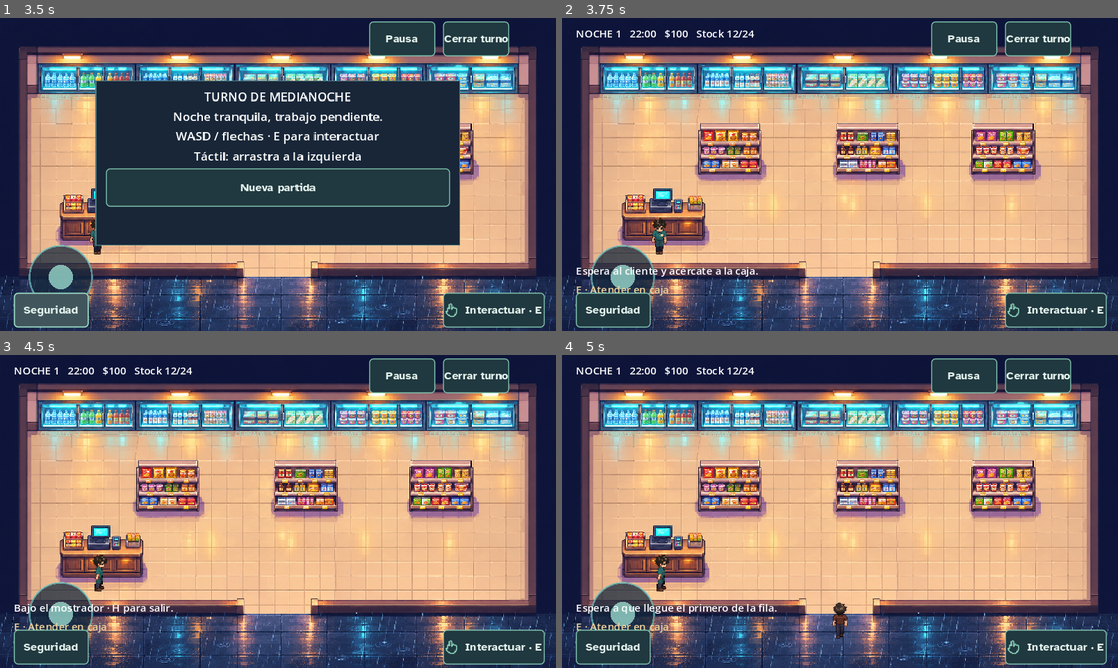
Above: before the commit, frames 1-4 (two rows, left to right).
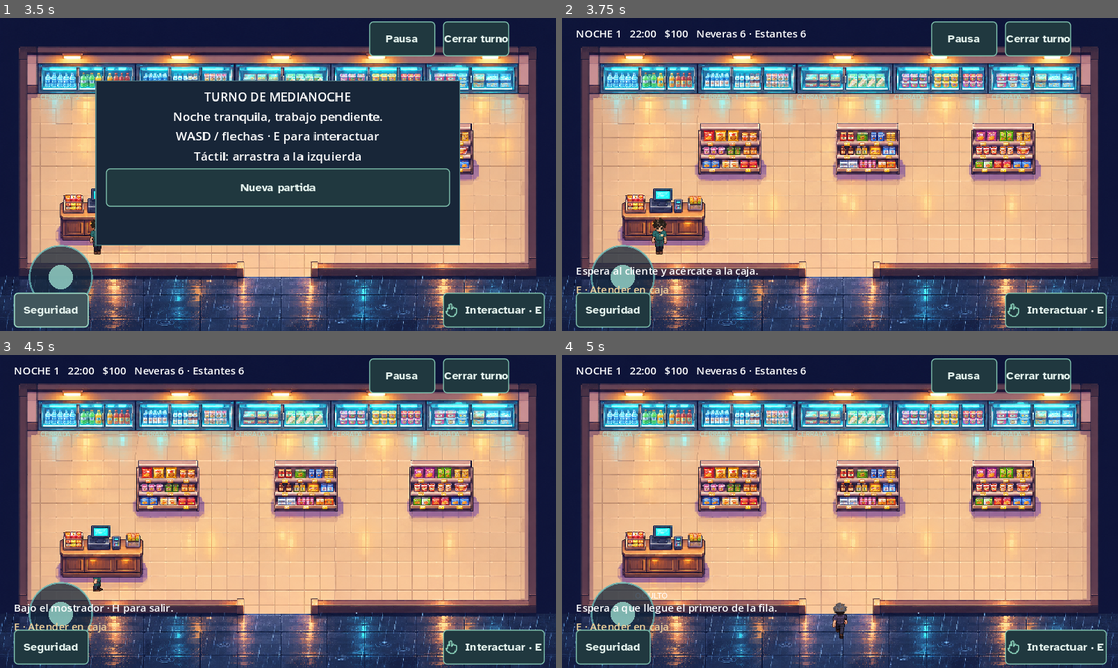
Above: after the commit, the same moments.

Repository: OscarLP1/midnight-shift
Game: Godot game, scene res://scenes/main.tscn
Two runs of this game, one before a commit and one after it. Both use one fixed random seed, a clock stepped at 60 frames per second and the inputs below.
Inputs (mouse positions are in pixels of both pictures, inside the frame that each line leads up to):
- Up to frame 1 (3.5 s): click "Interactuar · E" at 0.5 s; click "Cerrar turno" at 1.25 s; click "Pausa" at 2 s; click "Seguridad" at 2.75 s
- Up to frame 2 (3.75 s): click "Nueva partida" at 3.5 s
- Up to frame 3 (4.5 s): tap Enter at 4.25 s; move the mouse to (400, 495) at 4.27 s; hold D from 4.28 s (still down); tap H at 4.35 s; click (400, 495) at 4.42 s
- Up to frame 4 (5 s): keep holding D; tap E at 4.55 s

Frame 1 is identical in both runs. In frame 2, 0.3% of the frame differs, in the area x 24-44%, y 3-7%; in frame 3, 0.4%; in frame 4, 0.6%, in the area x 13-52%, y 3-91%.

Commit message:
Complete store incidents, inventory, police escort and horror behaviors

Diff:
--- a/scripts/customer_crowd.gd
+++ b/scripts/customer_crowd.gd
@@ -9,6 +9,8 @@
 var nav := AStarGrid2D.new()
 var spawn_in := 1.0
 var serial := 0
+var thief_times: Array[float] = []
+var thieves_spawned := 0
 var withdrawal_in := 0.0
 var last_look := -1
 var look_bag: Array[int] = []
@@ -39,6 +41,9 @@
 	withdrawal_in = 0
 	last_look = -1
 	look_bag.clear()
+	thieves_spawned = 0
+	thief_times.clear()
+	for i in range(rng.randi_range(2,4)): thief_times.append(45.0+i*110.0+rng.randf_range(0,25))
 
 func spawn() -> void:
 	if look_bag.is_empty():
@@ -62,7 +67,10 @@
 	var bubble := Label.new()
 	bubble.position = Vector2(-25,-57)
 	bubble.add_theme_font_size_override("font_size",10)
-	bubble.add_theme_color_override("font_color",Color("ffdd92"))
+	bubble.add_theme_color_override("font_color",Color.WHITE)
+	bubble.add_theme_color_override("font_outline_color",Color.BLACK)
+	bubble.add_theme_constant_override("outline_size",4)
+	bubble.z_index = 12
 	body.add_child(bubble)
 	game.add_child(body)
 	var targets: Array[Vector2] = []
@@ -72,8 +80,10 @@
 		targets.append(SPOTS[indexes[pick]])
 		indexes.remove_at(pick)
 	serial += 1
-	var p := {"id":serial,"node":body,"sprite":sprite,"bubble": …(151 unchanged characters)… ge(36,49),"basket":0,"items":[],"thief":rng.randf()<game.progression.theft_chance(),"evidence":false,"lost":false}
+	var p := {"id":serial,"node":body,"sprite":sprite,"bubble": …(151 unchanged characters)… ge(36,49),"basket":0,"items":[],"thief":not thief_times.is_empty() and game.elapsed>=thief_times[0],"evidence":false,"lost":false}
 	if p.thief:
+		thief_times.pop_front()
+		thieves_spawned += 1
 		var outfit: AnimatedSprite2D = game.make_actor("burglar")
 		sprite.sprite_frames = outfit.sprite_frames
 		outfit.free()
@@ -113,11 +123,36 @@
 		spawn_in = rng.randf_range(7,13)
 	for p in people.duplicate():
 		if p.state=="arrested": continue
+		if not p.thief and game.security.closed and (game.security.danger() or game.security.police_state!="idle") and p.state!="sheltering":
+			queue.erase(p)
+			p.state = "sheltering"
+			plan(p,Vector2(184+(p.id%3)*24,264))
+		if p.state=="sheltering":
+			p.bubble.text = "A salvo · esperando"
+			if not game.security.closed and not game.security.danger():
+				p.sprite.scale = Vector2.ONE
+				leave(p)
+			elif p.path.is_empty():
+				p.sprite.scale.y = 0.65
+				continue
+		if p.state=="fleeing" and not game.security.closed and game.security.police_state=="idle": leave(p)
+		if p.state=="queue" and not p.thief:
+			var stocked := false
+			for product in p.items:
+				if game.zone_stock[game.product_zone(product)]>0: stocked = true
+			if not stocked: leave(p)
 		if p.state=="fleeing" and p.path.is_empty(): plan(p,SPOTS[rng.randi_range(0,7)])
 		if not p.path.is_empty():
 			var target: Vector2 = p.path[0]
 			if game.security.closed and ((p.node.position.y<=280 and target.y>280) or (p.node.position.y>280 and target.y<=280)):
 				p.bubble.text = "Puerta cerrada"
+				if p.thief:
+					p.state = "fleeing"
+					p.speed = 95
+					plan(p,SPOTS[rng.randi_range(0,7)])
+				else:
+					p.state = "sheltering"
+					plan(p,Vector2(184+(p.id%3)*24,264))
 				continue
 			var before: Vector2 = p.node.position
 			p.node.position = p.node.position.move_toward(target,p.speed*delta)
@@ -137,6 +172,11 @@
 				visits_log.append(visited)
 				var product_names := ["Papas Crujín", "Fideos Nube", "Jabón Claro", "Agua Bruma", "Jugo Aurora", "Leche Alba", "Yogur Nieve", "Queso Fresco"]
 				var spot_index := SPOTS.find(visited)
+				var product_zone: int = spot_index
+				if product_zone<0 or product_zone>=game.zone_stock.size() or game.zone_stock[product_zone]<=0:
+					p.bubble.text = "Agotado · se va"
+					leave(p)
+					continue
 				if spot_index<3:
 					p.items.append(game.exploration.PRODUCTS[spot_index][rng.randi_range(0,2)])
 				else: p.items.append(product_names[spot_index])
@@ -144,6 +184,12 @@
 				p.wait = 0
 				if p.thief:
 					p.evidence = true
+					var amount: int = mini(game.zone_stock[spot_index],rng.randi_range(1,5))
+					game.zone_stock[spot_index] -= amount
+					p.stolen_zone = spot_index
+					p.stolen_count = amount
+					p.lost = true
+					game.events.losses += amount*game.progression.sale_price()
 					p.state = "concealing"
 					p.bubble.text = "Oculta un artículo"
 				elif p.targets.is_empty():
@@ -171,13 +217,18 @@
 			p.node.queue_free()
 
 func first() -> Dictionary:
-	if queue.is_empty() or queue[0].thief or not queue[0].path.is_empty(): return {}
-	return queue[0]
+	for person in queue:
+		if not person.thief and person.state=="queue" and person.path.is_empty(): return person
+	return {}
 
 func intervene() -> bool:
 	for p in people:
 		if p.evidence and p.node.position.distance_to(game.player.position)<48:
 			p.evidence = false
+			if p.get("stolen_count",0)>0:
+				game.zone_stock[p.stolen_zone] += p.stolen_count
+				game.events.losses -= p.stolen_count*game.progression.sale_price()
+				p.stolen_count = 0
 			p.items.clear()
 			p.basket = 0
 			leave(p)
@@ -187,7 +238,7 @@
 
 func frighten() -> void:
 	for p in people:
-		if p.state=="arrested": continue
+		if p.state in ["arrested","sheltering"]: continue
 		leave(p)
 		p.speed = 105.0
 		p.bubble.text = "¡Vámonos!"
--- a/scripts/main.gd
+++ b/scripts/main.gd
@@ -362,7 +362,7 @@
 		hud.text = "%s · $%d" % [{"cafe":"CAFÉ DEL FARO","hardware":"FERRETERÍA DEL FARO","atelier":"ATELIER · HILO Y SOMBRA"}[location],money]
 		return
 	var hour := shift_hour()
-	hud.text = "NOCHE %d   %02d:00   $%d   Stock %d/%d" % [night,hour,money,stock,progression.capacity()]
+	hud.text = "NOCHE %d   %02d:00   $%d   Neveras %d · Estantes %d" % [night,hour,money,cold_stock(),shelf_stock()]
 	if hour_flash>0: hud.add_theme_color_override("font_color",Color("ffdf9e"))
 	else: hud.remove_theme_color_override("font_color")
 	if elapsed >= SHIFT_SECONDS: finish()
@@ -395,9 +395,16 @@
 func complete_sale() -> void:
 	if not transaction_open or checkout_person.is_empty() or payment_method not in ["card","cash"]: return
 	transaction_open = false
-	soundscape.play("register")
 	var products := checkout_items()
 	var count: int = products.size()
+	if count<=0:
+		crowd.leave(checkout_person)
+		checkout_person = {}
+		panel.queue_free()
+		active = true
+		message.text = "Sin existencias: el cliente se marcha sin pagar."
+		return
+	soundscape.play("register")
 	for product in products: zone_stock[product_zone(product)] -= 1
 	var total := count*progression.sale_price()
 	money += total
@@ -709,3 +716,8 @@
 	add_panel_button("Salir del escondite · H" if security.hiding else "Esconderse · H",func():
 		close_city_panel()
 		security.hide_player())
+
+func cold_stock() -> int:
+	return zone_stock.slice(3).reduce(func(a,b): return a+b,0)
+func shelf_stock() -> int:
+	return zone_stock.slice(0,3).reduce(func(a,b): return a+b,0)
--- a/scripts/store_details.gd
+++ b/scripts/store_details.gd
@@ -7,6 +7,7 @@
 
 func _process(delta: float) -> void:
 	if game == null: return
+	z_index = 1
 	visible = game.location == "store"
 	if not visible: return
 	if game.events.door >= 0: door_index = game.events.door
--- a/scripts/store_security.gd
+++ b/scripts/store_security.gd
@@ -1,5 +1,10 @@
 extends Node2D
 var game
+var hide_amount := 0.0
+var wheel_phase := 0.0
+var arrested_total := 0
+var dog_caught := false
+var escort_trail: Array[Vector2] = []
 var closed := false
 var hiding := false
 var police := -1.0
@@ -22,17 +27,29 @@
 var dog_wait := 0.0
 var patrol_x := -90.0
 var patrol_texture: Texture2D
-func _process(_delta: float) -> void:
-	if game!=null: visible = game.location=="store"
+func _process(delta: float) -> void:
+	if game==null: return
+	visible = game.location=="store"
+	if game.active:
+		hide_amount = move_toward(hide_amount,1.0 if hiding else 0.0,delta*3)
+	game.actor.scale.y = lerpf(1.0,0.3,hide_amount)*(1.6 if game.location in ["cafe","hardware","atelier"] else 1.0)
+	game.actor.position.y = lerpf(-20,-5,hide_amount)
+	game.actor.modulate.a = 1.0-hide_amount
+	if is_instance_valid(dog): dog.visible = visible
+	if is_instance_valid(officer): officer.visible = visible
+	queue_redraw()
 func reset() -> void:
 	police_state = "idle"
+	arrested_total = 0
+	hide_amount = 0
+	dog_caught = false
 	detainees.clear()
 	patrol_time = 0
 	if is_instance_valid(officer): officer.free()
 	closed = false
 	hiding = false
 	police = -1
-	dog_in = 65
+	dog_in = 35
 	dirt.clear()
 	carrying = false
 	if is_instance_valid(dog): dog.free()
@@ -52,7 +69,8 @@
 		game.message.text = "Acércate al mostrador para esconderte."
 		return
 	hiding = not hiding
-	game.actor.modulate.a = 0.12 if hiding else 1.0
+	if hiding: game.player.position = game.CASHIER
+	game.actor.z_index = -1 if hiding else 0
 	game.message.text = "Bajo el mostrador · H para salir." if hiding else "Has salido del escondite."
 func call_police() -> void:
 	if not game.active or game.location!="store" or police>=0 or police_state!="idle": return
@@ -67,7 +85,8 @@
 	if closed or is_instance_valid(dog): return
 	dog = Node2D.new()
 	dog.position = Vector2(320,344)
-	add_child(dog)
+	game.add_child(dog)
+	dog_caught = false
 	dog_sprite = game.make_actor("stray-dog")
 	dog.add_child(dog_sprite)
 	dog_state = "roaming"
@@ -83,8 +102,14 @@
 	dog_in -= delta
 	if dog_in<=0:
 		spawn_dog()
-		dog_in = 110
+		dog_in = game.crowd.rng.randf_range(45,75)
 	if is_instance_valid(dog):
+		if dog_caught:
+			dog.position = game.player.position+Vector2(17,0)
+			if game.player.position.distance_to(Vector2(320,272))<35:
+				dog.free()
+				game.message.text = "Sacaste al perro por la entrada y volviste a cerrarla." if closed else "Sacaste al perro a la calle."
+			return
 		if not dog_path.is_empty():
 			if closed and ((dog.position.y<=280 and dog_path[0].y>280) or (dog.position.y>280 and dog_path[0].y<=280)):
 				queue_redraw()
@@ -119,10 +144,12 @@
 
 	queue_redraw()
 func interact() -> bool:
-	if is_instance_valid(dog) and carrying and game.player.position.distance_to(dog.position)<38:
-		game.zone_stock[stolen_zone] += 1
+	if is_instance_valid(dog) and game.player.position.distance_to(dog.position)<38:
+		if carrying: game.zone_stock[stolen_zone] += 1
+		dog_caught = true
+		dog_path.clear()
 		carrying = false
-		game.message.text = "Producto recuperado. El perro sale a la calle."
+		game.message.text = "Perro sujetado. Llévalo a la entrada para sacarlo."
 		return true
 	for pos in dirt:
 		if game.player.position.distance_to(pos)<30:
@@ -132,6 +159,8 @@
 	return false
 func _draw() -> void:
 	if game==null: return
+	if hide_amount>0.9:
+		draw_string(ThemeDB.fallback_font,game.CASHIER+Vector2(-28,8),"OCULTO",HORIZONTAL_ALIGNMENT_LEFT,-1,10,Color.WHITE)
 	if closed:
 		draw_rect(Rect2(279,282,80,5),Color("977854"))
 		draw_line(Vector2(310,281),Vector2(310,288),Color("eed49c"),2)
@@ -140,20 +169,25 @@
 		draw_circle(pos+Vector2(2,-3),3,Color("775136"))
 	if patrol_time>0 and patrol_texture!=null:
 		draw_texture_rect(patrol_texture,Rect2(patrol_x,308,88,38),false)
+		for x in [patrol_x+17,patrol_x+69]:
+			draw_arc(Vector2(x,338),5,0,TAU,12,Color("17202b"),2)
+			for i in range(3):
+				var angle := wheel_phase+i*TAU/3
+				draw_line(Vector2(x,338),Vector2(x,338)+Vector2.from_angle(angle)*4,Color("aab9c2"),1)
 	if is_instance_valid(dog) and carrying:
 		draw_rect(Rect2(dog.position+Vector2(10,-7),Vector2(6,5)),Color("e7b85e"))
 
 func police_route(target: Vector2) -> void:
-	var start := Vector2i(((officer.position+Vector2(0,20))/8).round())
+	var start := Vector2i(((officer.position)/8).round())
 	officer_path = game.crowd.nav.get_point_path(start,Vector2i((target/8).round()))
 	if not officer_path.is_empty(): officer_path.remove_at(0)
 
 func move_officer(delta: float) -> void:
 	if officer_path.is_empty(): return
 	var before: Vector2 = officer.position
-	officer.position = officer.position.move_toward(officer_path[0]-Vector2(0,20),120*delta)
+	officer.position = officer.position.move_toward(officer_path[0],120*delta)
 	game.Motion.animate(officer,officer.position-before,120)
-	if officer.position.distance_to(officer_path[0]-Vector2(0,20))<0.5: officer_path.remove_at(0)
+	if officer.position.distance_to(officer_path[0])<0.5: officer_path.remove_at(0)
 
 func begin_chase() -> void:
 	police_state = "chasing"
@@ -179,6 +213,7 @@
 			patrol_texture = load("res://assets/patrol-car.png")
 			return
 	if police_state=="arriving":
+		wheel_phase += delta*18
 		patrol_x = move_toward(patrol_x,350,110*delta)
 		if patrol_x==350:
 			police_state = "parked"
@@ -187,10 +222,20 @@
 		repath -= delta
 		if repath<=0:
 			officer = game.make_actor("police-officer")
-			officer.position = Vector2(320,324)
-			add_child(officer)
+			officer.position = Vector2(320,344)
+			officer.offset.y = -20
+			game.add_child(officer)
 			begin_chase()
-			game.message.text = "La patrulla estacionó. El agente entra a buscar al ladrón."
+			var has_suspect := false
+			for suspect in game.crowd.people:
+				if suspect.thief and suspect.state!="arrested": has_suspect = true
+			if has_suspect:
+				game.message.text = "La patrulla estacionó. El agente entra a buscar al ladrón."
+			else:
+				game.message.text = "La patrulla llegó: ya no hay sospechosos en la tienda."
+				police_state = "escorting"
+				police_route(Vector2(320,344))
+				for detainee in detainees: game.crowd.plan(detainee,Vector2(320,344))
 	elif police_state=="chasing":
 		var target: Dictionary = {}
 		var suspects := 0
@@ -204,44 +249,55 @@
 			if not p.has("escape_allowed"):
 				begin_chase()
 				return
-			if not p.escape_allowed: target = p
+			if target.is_empty() or (officer.position).distance_to(p.node.position)<(officer.position).distance_to(target.node.position): target = p
 		if not target.is_empty():
 			repath -= delta
 			if repath<=0:
 				police_route(target.node.position)
 				repath = 0.35
 			move_officer(delta)
-			if (officer.position+Vector2(0,20)).distance_to(target.node.position)<15:
+			if not target.escape_allowed and (officer.position).distance_to(target.node.position)<15:
 				target.state = "arrested"
 				target.path.clear()
 				target.evidence = false
-				target.bubble.text = "Detenido"
+				target.bubble.text = "Esposado"
+				arrested_total += 1
 				detainees.append(target)
 		elif suspects==0:
 			police_state = "escorting"
+			escort_trail.clear()
 			police_route(Vector2(320,344))
 			for p in detainees: game.crowd.plan(p,Vector2(320,344))
 	elif police_state=="escorting":
-		move_officer(delta)
-		for i in range(detainees.size()):
-			var p: Dictionary = detainees[i]
-			var before: Vector2 = p.node.position
-			if not p.path.is_empty():
-				p.node.position = p.node.position.move_toward(p.path[0],110*delta)
-				if p.node.position.distance_to(p.path[0])<0.5: p.path.remove_at(0)
-			game.Motion.animate(p.sprite,p.node.position-before,120)
-		var escorted := true
+		# The first prisoner leads on a navigable path; the officer follows at cuff distance.
+		if not detainees.is_empty():
+			var leader: Dictionary = detainees[0]
+			var before: Vector2 = leader.node.position
+			if not leader.path.is_empty():
+				leader.node.position = leader.node.position.move_toward(leader.path[0],75*delta)
+				if leader.node.position.distance_to(leader.path[0])<0.5: leader.path.remove_at(0)
+			game.Motion.animate(leader.sprite,leader.node.position-before,75)
+			escort_trail.push_front(leader.node.position)
+			if escort_trail.size()>16: escort_trail.pop_back()
+			var previous: Vector2 = officer.position
+			officer.position = escort_trail.back()
+			game.Motion.animate(officer,officer.position-previous,75)
+			for i in range(1,detainees.size()):
+				detainees[i].node.position = officer.position+Vector2(i*8,20)
+			if not leader.path.is_empty(): return
+		else:
+			move_officer(delta)
+			if not officer_path.is_empty(): return
+		var count := detainees.size()
 		for p in detainees:
-			if not p.path.is_empty(): escorted = false
-		if officer_path.is_empty() and escorted:
-			for p in detainees:
-				game.crowd.people.erase(p)
-				p.node.queue_free()
-			detainees.clear()
-			officer.queue_free()
-			police_state = "departing"
-			game.message.text = "La patrulla se lleva a los detenidos."
+			game.crowd.people.erase(p)
+			p.node.queue_free()
+		detainees.clear()
+		officer.queue_free()
+		police_state = "departing"
+		game.message.text = "La patrulla se lleva a %d detenido(s)." % count if count>0 else "La patrulla termina la revisión sin detenidos."
 	elif police_state=="departing":
+		wheel_phase += delta*18
 		patrol_x = move_toward(patrol_x,740,110*delta)
 		if patrol_x==740:
 			police_state = "idle"
--- a/scripts/weather_events.gd
+++ b/scripts/weather_events.gd
@@ -19,6 +19,9 @@
 var voice: AudioStreamPlayer
 var monsters: Array[Texture2D] = []
 var music: Array[AudioStreamPlayer] = []
+var monster_path := PackedVector2Array()
+var monster_repath := 0.0
+var apparition_age := 0.0
 var monster_position := Vector2(272,224)
 const APPEARANCE_SECONDS := 16.0
 
@@ -98,6 +101,9 @@
 		else: open_time[i] = 0.0
 	if game.elapsed>=next_apparition and game.elapsed<game.SHIFT_SECONDS :
 		apparition = APPEARANCE_SECONDS
+		apparition_age = 0
+		monster_path.clear()
+		monster_repath = 0
 		monster_position = Vector2(580,326) if game.security.closed else [Vector2(272,224),Vector2(432,216),Vector2(320,268)][event_count%3]
 		game.crowd.frighten()
 		monster_index = (game.night-1+event_count)%3
@@ -105,7 +111,25 @@
 		event_count += 1
 		next_apparition = game.elapsed+game.seconds_per_game_hour()*0.5
 		game.message.text = "Hay alguien en el pasillo. No parece un cliente." if event_count%2==1 else "Las luces cambian… algo está aquí."
+		voice.stream = load("res://assets/audio/"+["ghost-voice","ghost-scream","threshold"][monster_index]+".wav")
 		if not muted and DisplayServer.get_name()!="headless": voice.play()
+	if apparition>0:
+		apparition_age += delta
+		monster_repath -= delta
+		if monster_index==1:
+			haunt_door = int(apparition_age/3)%5
+			open_doors[haunt_door] = true
+		if monster_position.y<280:
+			if monster_repath<=0:
+				var target: Vector2 = game.player.position if monster_index==0 and not game.security.hiding else game.crowd.SPOTS[(event_count+int(apparition_age/3))%8]
+				monster_path = game.crowd.nav.get_point_path(Vector2i((monster_position/8).round()),Vector2i((target/8).round()))
+				if not monster_path.is_empty(): monster_path.remove_at(0)
+				monster_repath = 0.7
+			if not monster_path.is_empty():
+				monster_position = monster_position.move_toward(monster_path[0],(62 if monster_index==0 else 38)*delta)
+				if monster_position.distance_to(monster_path[0])<0.5: monster_path.remove_at(0)
+			if monster_index==0 and monster_position.distance_to(game.player.position)<19 and not game.security.hiding:
+				game.message.text = "¡Está detrás de ti! Corre o escóndete."
 	apparition = maxf(0,apparition-delta)
 	if apparition<=0: haunt_door = -1
 	queue_redraw()
@@ -174,7 +198,7 @@
 		draw_line(Vector2(366,306),Vector2(616,306),Color("d8e5ed"),2)
 	if apparition>0:
 		var opacity := minf(clampf((APPEARANCE_SECONDS-apparition)/1.2,0,1),clampf(apparition/2.0,0,1))
-		draw_rect(Rect2(32,92,576,188),Color(0.025,0.04,0.09,0.18*opacity))
+		draw_rect(Rect2(32,92,576,188),Color(0.025,0.04,0.09,(0.65 if sin(phase*19)>0.7 else 0.18)*opacity))
 		var drift := Vector2(sin(phase*0.7)*2,sin(phase*1.1))
 		draw_ellipse_shadow(monster_position,opacity)
 		draw_texture_rect(monsters[monster_index],Rect2(monster_position+drift-Vector2(20,56),Vector2(40,64)),false,Color(0.90,0.93,1.0,opacity))
--- /dev/null
+++ b/tools/test_revision_complete.gd
@@ -0,0 +1,70 @@
+extends SceneTree
+func _initialize() -> void: call_deferred("run")
+func run() -> void:
+ var g = load("res://scenes/main.tscn").instantiate()
+ root.add_child(g)
+ await process_frame
+ g.set_physics_process(false)
+ g.start(false)
+ g.events.muted = true
+ assert(g.crowd.thief_times.size()>=2 and g.crowd.thief_times.size()<=4)
+ assert(g.cold_stock()+g.shelf_stock()==g.stock)
+ g.stock = 0
+ g.crowd.spawn()
+ var p = g.crowd.people[0]
+ p.thief = false
+ p.node.position = g.crowd.SPOTS[0]
+ p.path.clear()
+ p.targets.assign([g.crowd.SPOTS[0]])
+ g.crowd.tick(7)
+ assert(p.state=="leaving" and not g.crowd.queue.has(p))
+ g.stock = 24
+ g.crowd.reset()
+ g.crowd.spawn()
+ p = g.crowd.people[0]
+ p.thief = true
+ p.node.position = g.crowd.SPOTS[0]
+ p.targets.assign([g.crowd.SPOTS[0]])
+ p.path.clear()
+ g.crowd.tick(7)
+ assert(p.stolen_count>=1 and p.stolen_count<=5)
+ var after: int = g.stock
+ g.player.position = p.node.position
+ g.crowd.intervene()
+ assert(g.stock==after+p.get("stolen_count",0) or p.stolen_count==0)
+ g.security.closed = true
+ g.security.call_police()
+ g.security.tick(20)
+ for i in range(9000):
+  g.crowd.tick(1.0/60)
+  g.security.tick(1.0/60)
+  if g.security.police_state=="idle": break
+ assert(g.security.police_state=="idle")
+ g.player.position = g.CASHIER
+ g.security.hide_player()
+ for i in range(60): g.security._process(1.0/60)
+ assert(g.security.hide_amount>0.9 and g.actor.modulate.a<0.1)
+ g.security.hide_player()
+ g.security.closed = false
+ g.security.spawn_dog()
+ g.player.position = g.security.dog.position
+ assert(g.security.interact() and g.security.dog_caught)
+ g.player.position = Vector2(320,272)
+ g.security.tick(0.1)
+ assert(not is_instance_valid(g.security.dog))
+ g.night = 2
+ g.events.reset_shift()
+ g.elapsed = g.events.horror_start()
+ g.events.tick(0.1)
+ assert(g.events.open_doors.has(true))
+ g.events.reset_shift()
+ g.night = 1
+ g.elapsed = g.events.horror_start()
+ g.events.tick(0.1)
+ var before: Vector2 = g.events.monster_position
+ for i in range(60): g.events.tick(1.0/60)
+ assert(g.events.monster_position.distance_to(before)>1)
+ print("PASS: night thief quota, stock groups, empty stock departure, theft quantities, police cycle, hiding animation, dog capture/removal, haunted doors and moving monster")
+ g.free()
+ await process_frame
+ quit()
Not shown, added: assets/audio/ghost-scream.wav.import
Not shown, added: assets/audio/ghost-voice.wav.import
Binary file changed: assets/stray-dog.png
Binary file changed: docs/art-modistas.png
Binary file changed: docs/art-store.png
Not shown, added: tools/test_pursuit.gd.uid
Not shown, added: assets/audio/ghost-scream.wav
Not shown, added: assets/audio/ghost-voice.wav
Not shown, changed: assets/audio/register.wav
Not shown, changed: docs/PROGRESS.md
